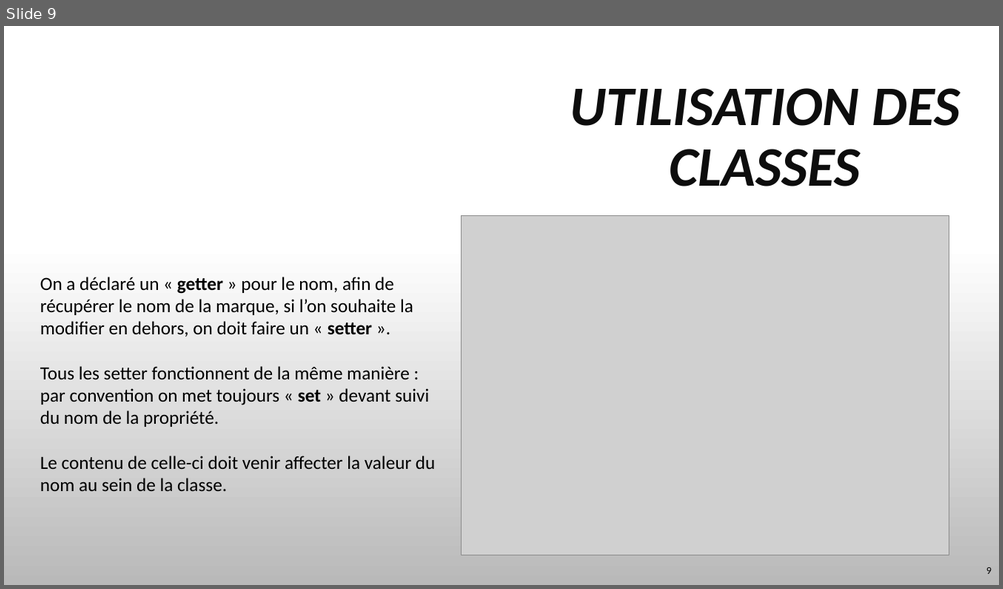
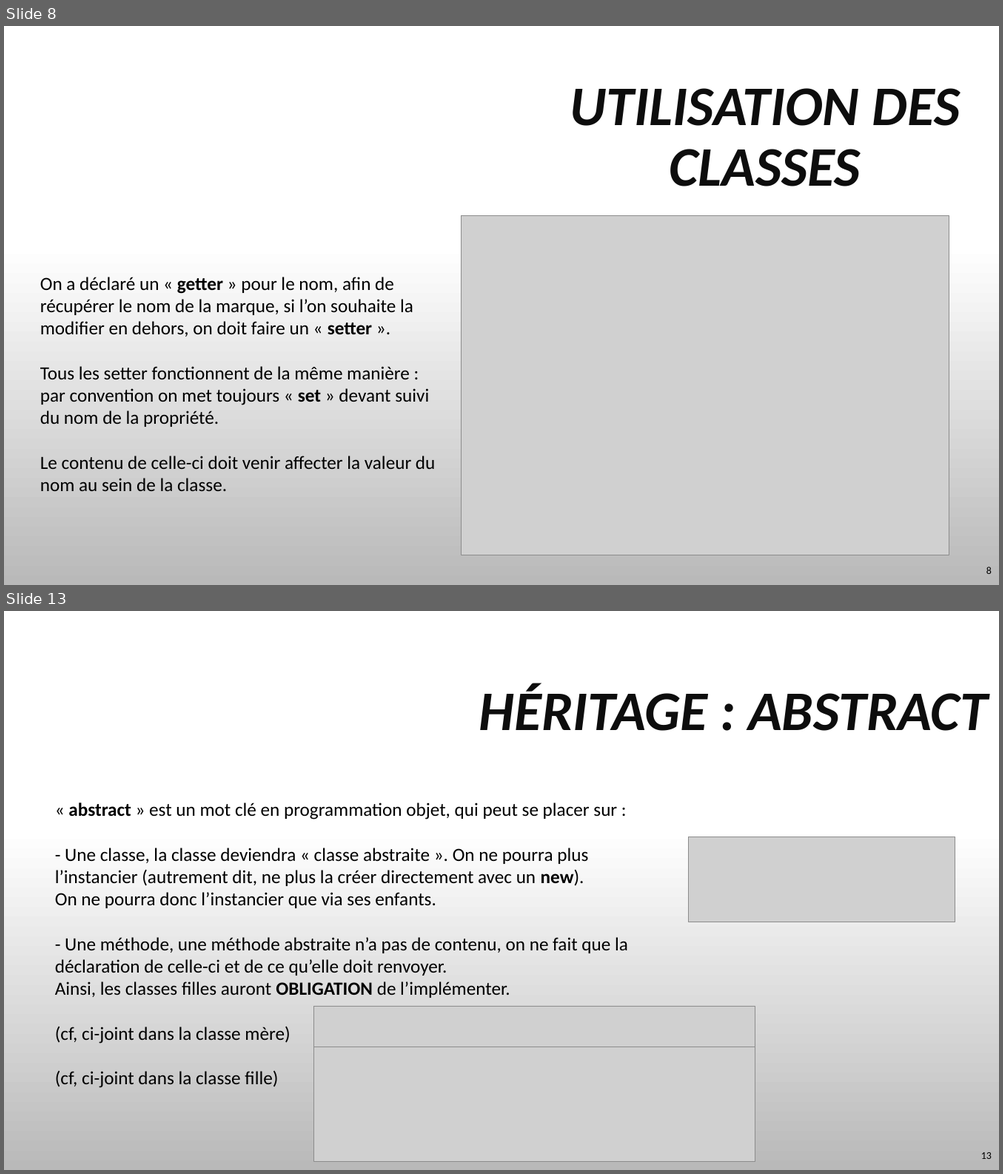
Before and after one commit to TyTy-cf/cours, a slide deck: PHP/Object/PHP-DO.pptx. Shown one above the other, each under a label of ours: slide 9 before the commit, slides 8 and 13 after it; the slides between them are not shown. The pictures are 1003x589 and 1003x1174 pixels, drawn with LibreOffice and Linux fonts; fonts in the diff are those of the drawing; grey boxes stand for pictures; background and template pictures are left out. Boxes give left, top, right and bottom in pixels: in the first picture for what was removed or moved away, otherwise in the second. Text is boxed around its words. In the diff, an @@ line names an element or a change of style, - is before the commit and + after.

```diff
--- a/PHP/Object/PHP-DO.pptx
+++ b/PHP/Object/PHP-DO.pptx
@@ slide 13 added at (4, 611, 999, 1170), background picture (left out) @@
@@ title added at (479, 684, 987, 731), 54 pt, text #0D0D0D, bold, italic @@
+HÉRITAGE : ABSTRACT
@@ text added at (55, 803, 628, 1088), 18 pt, text #000000 @@
+« abstract » est un mot clé en programmation objet, qui peut se placer sur :
+- Une classe, la classe deviendra « classe abstraite ». On ne pourra plus l’instancier (autrement dit, ne plus la créer directement avec un new).
+On ne pourra donc l’instancier que via ses enfants.
+- Une méthode, une méthode abstraite n’a pas de contenu, on ne fait que la déclaration de celle-ci et de ce qu’elle doit renvoyer.
+Ainsi, les classes filles auront OBLIGATION de l’implémenter.
+(cf, ci-joint dans la classe mère)
+(cf, ci-joint dans la classe fille)
@@ picture added at (688, 837, 955, 923) @@
@@ picture added at (313, 1006, 754, 1047) @@
@@ picture added at (313, 1048, 754, 1162) @@
@@ page number added at (981, 1153, 991, 1159), 10 pt, text #000000 @@
+13
@@ what was slide 9 is now slide 8 @@
@@ page number at (986, 567, 991, 574): text changed @@
-9
+8
```
Also in this commit, not shown: 1 slide changed, 4 other slides added, 1 slide removed, 1 other file.
